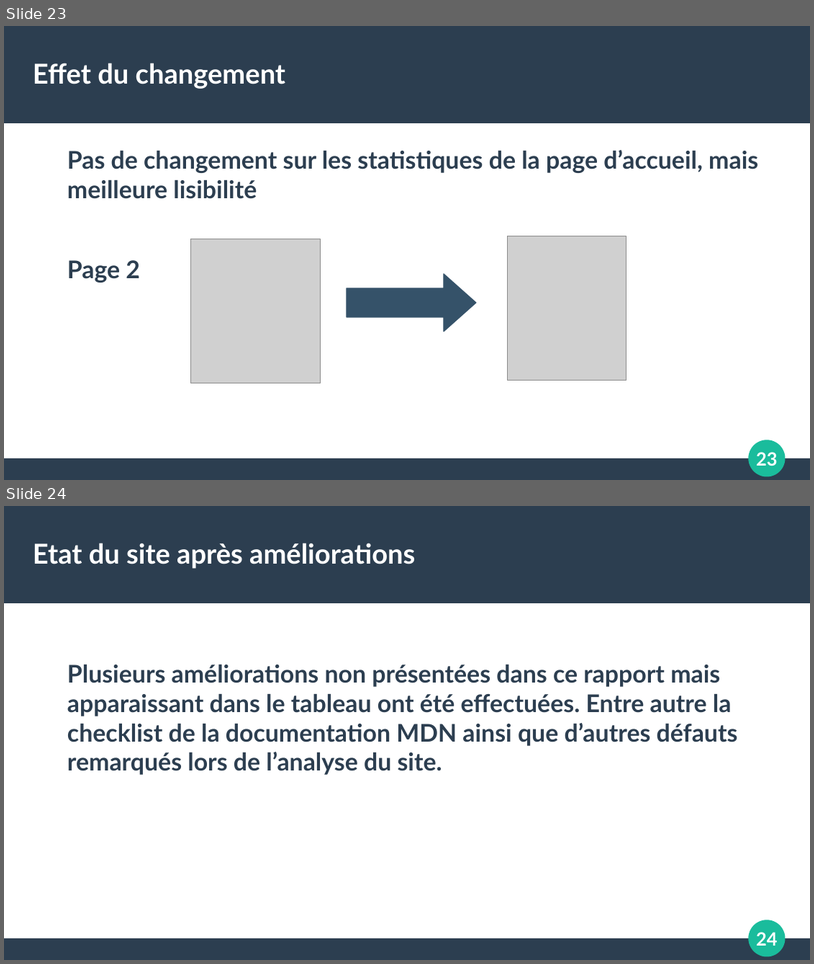
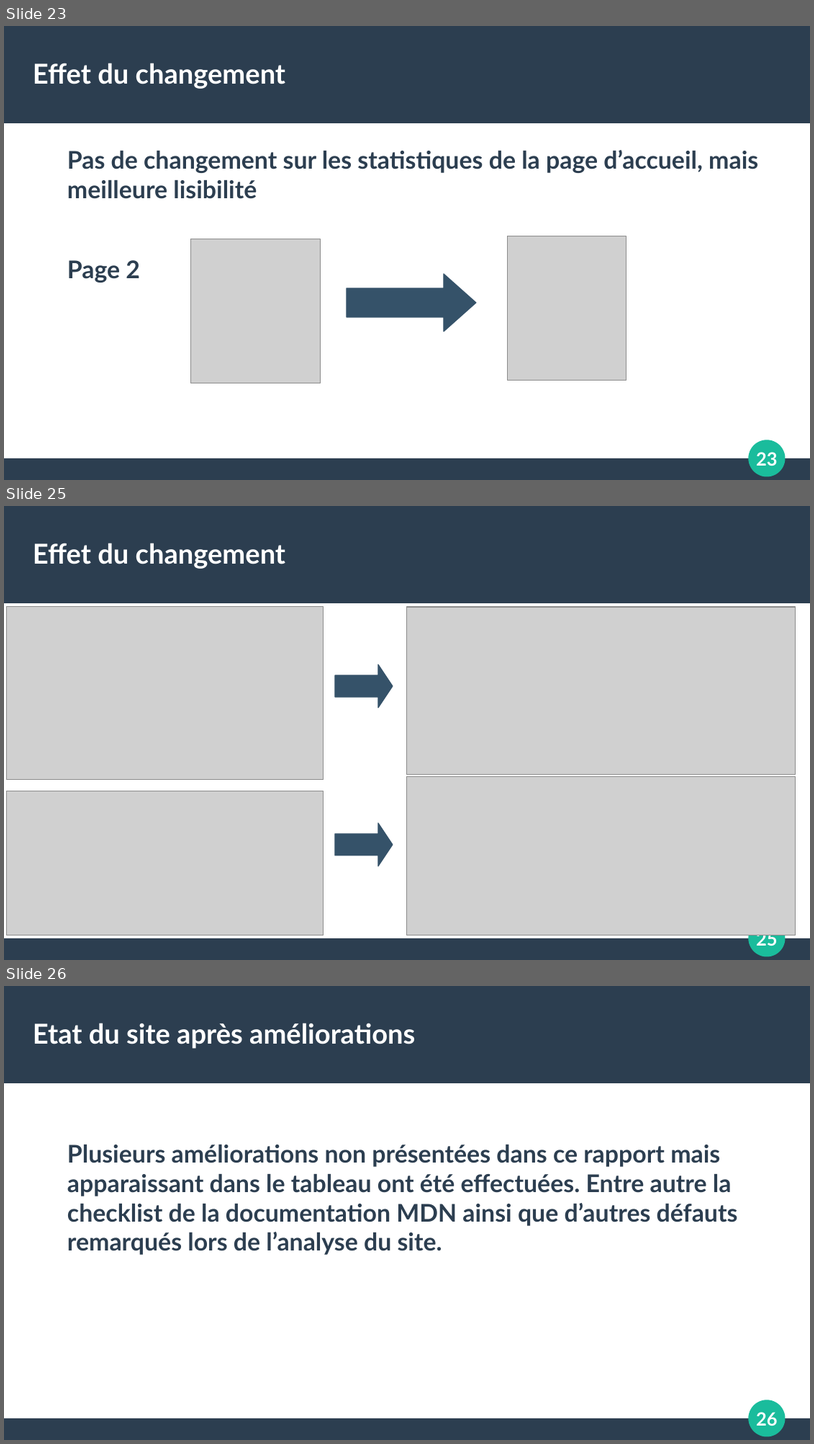
Before and after one commit to Ludo-H/SEO, a slide deck: Rapport_SEO.odp. Shown one above the other, each under a label of ours: slides 23 and 24 before the commit, slides 23, 25 and 26 after it; the slides between them are not shown. The pictures are 814x964 and 814x1444 pixels, drawn with LibreOffice and Linux fonts; fonts in the diff are those of the drawing; grey boxes stand for pictures. Boxes give left, top, right and bottom in pixels: in the first picture for what was removed or moved away, otherwise in the second. Text is boxed around its words. In the diff, an @@ line names an element or a change of style, - is before the commit and + after.

```diff
--- a/Rapport_SEO.odp
+++ b/Rapport_SEO.odp
@@ slide 25 added at (4,506,810,960), background #FFFFFF; not listed: 4 template elements that a slide beside it also shows @@
@@ title added at (33,543,286,569), 27 pt, text #FFFFFF, bold @@
+Effet du changement
@@ picture added at (7,607,324,780) @@
@@ picture added at (407,607,796,775) @@
@@ right arrow added at (335,665,394,708), fill #355269, outline #355269 0.85 pt @@
@@ picture added at (407,777,796,936) @@
@@ picture added at (7,790,324,935) @@
@@ right arrow added at (335,823,394,866), fill #355269, outline #355269 0.85 pt @@
@@ what was slide 24 is now slide 26 @@
@@ page number at (756,1412,777,1425): text changed @@
-24
+26
```
Also in this commit, not shown: 2 slides changed, 2 other slides added, 7 other files.
